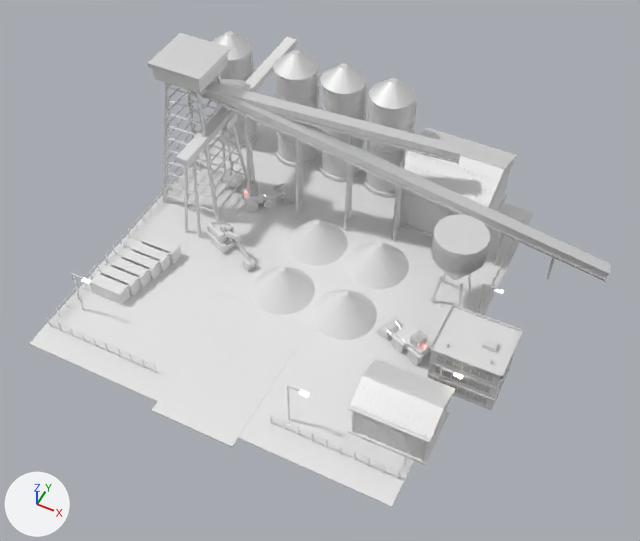
Before and after pictures for a commit that changed the FBX model Assets/Art/KayseriIsland/Models/Ruby/Phase3/Depot_P3.fbx.
Camera for both pictures: a 50 mm camera at (55.3, 47.0, 143.0) aimed at (7.8, 142.1, 24.1). The lights are fixed; the arrows at lower left show +X, +Y and +Z. The picture after the commit comes second. Where no turn or scale is listed for an object, it has been applied to the vertices.

Names of what the first picture shows: 'Depot.Containers', 'Depot.ConvA', 'Depot.ConvMain', 'Depot.Excav', 'Depot.Hopper', 'Depot.Lamp0', 'Depot.Loader2', 'Depot.Office', 'Depot.Pile1', 'Depot.Shed1', 'Depot.Shed2', 'Depot.Silo0', 'Depot.Silo1', 'Depot.Silo2', 'Depot.Silo3', 'Depot.Tower', 'Depot.Yard' and 10 more.
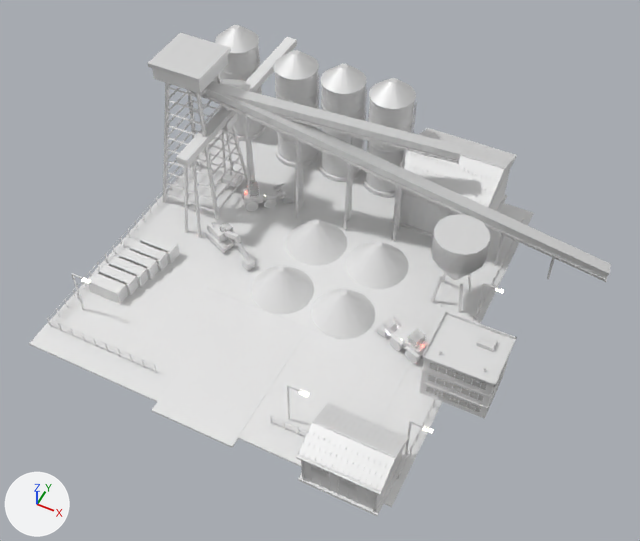
What differs and where, as boxes [x1, y1, x2, y2] in the pictures (640 x 541 px):
'Depot.Shed2', moved
    before: [348, 357, 455, 465]
    after: [296, 402, 409, 516]
'Depot.Office', moved
    before: [427, 304, 523, 410]
    after: [419, 311, 517, 419]
'Depot.Containers', moved
    before: [90, 233, 182, 305]
    after: [88, 232, 179, 304]
'Depot.Silo1', moved
    before: [273, 50, 320, 168]
    after: [274, 50, 320, 168]
'Depot.Pile1', moved
    before: [312, 290, 377, 340]
    after: [311, 289, 375, 339]
'Depot.Silo0', moved
    before: [211, 31, 260, 148]
    after: [215, 25, 265, 141]
'Depot.Loader2', moved
    before: [376, 317, 432, 365]
    after: [374, 316, 429, 364]
'Depot.Excav', moved
    before: [206, 219, 256, 271]
    after: [205, 218, 255, 271]
'Depot.Lamp0', moved
    before: [477, 283, 504, 313]
    after: [476, 283, 504, 319]

The edits, one by one:
Object 'Depot.Silo1' (ob_depot_silo1) moves from (-16.5, 179.8, 13.3) to (-16.5, 179.9, 13.3).
Object 'Depot.Excav' (ob_depot_excav) moves from (-17.4, 149.0, 13.3) to (-17.6, 149.0, 13.3).
Object 'Depot.Office' (ob_depot_office) moves from (38.2, 140.0, 13.3) to (37.7, 138.0, 13.3).
Object 'Depot.Pile1' (ob_depot_pile1) moves from (12.4, 143.0, 13.3) to (12.1, 143.0, 13.3).
Object 'Depot.Containers' (ob_depot_containers) moves from (0.5, -0.4, 13.0) to (0.0, -0.4, 13.0).
Object 'Depot.Shed2' (ob_depot_shed2) moves from (31.0, 125.6, 13.3) to (27.7, 113.9, 13.3).
Object 'Depot.Silo0' (ob_depot_silo0) moves from (-31.8, 179.6, 13.3) to (-31.8, 182.4, 13.3).
Object 'Depot.Loader2' (ob_depot_loader2) moves from (27.0, 140.9, 13.3) to (26.6, 140.9, 13.3).
Object 'Depot.Lamp0' (ob_depot_lamp0) moves from (35.0, 152.9, 13.3) to (35.0, 153.0, 13.3).
